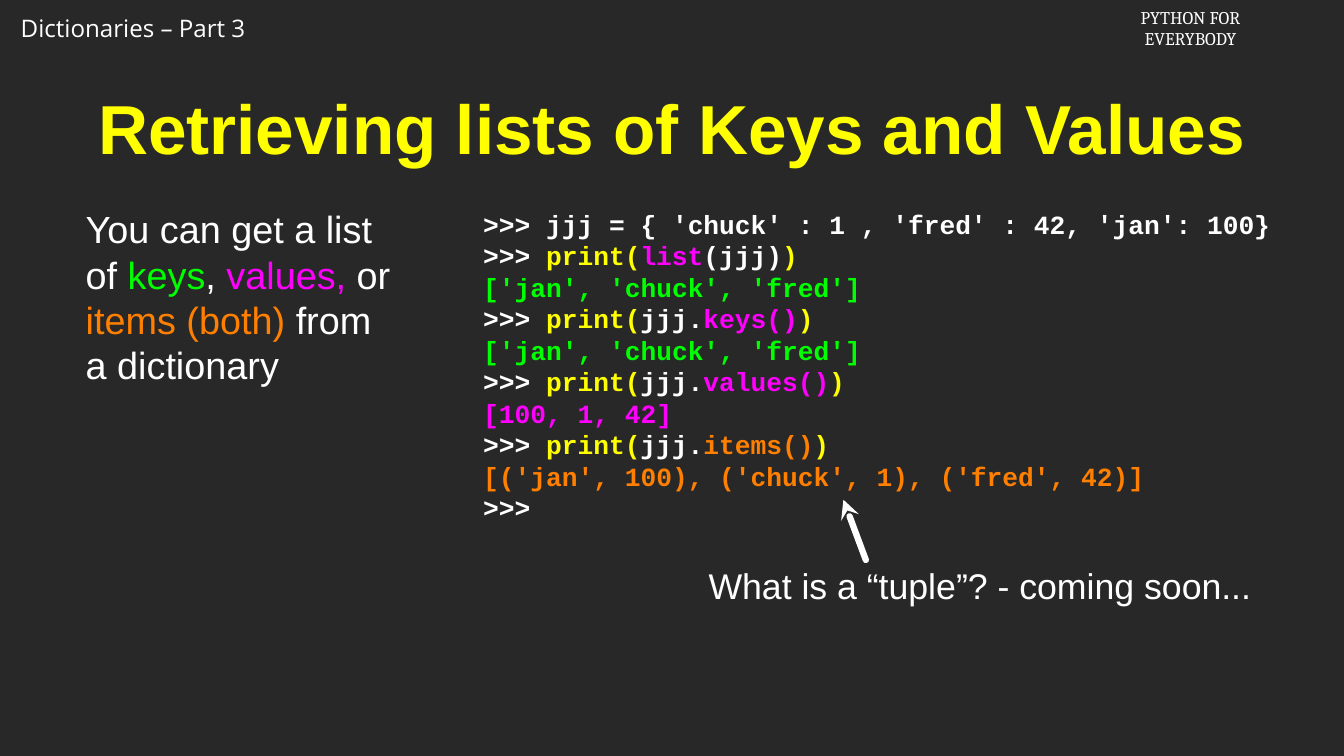
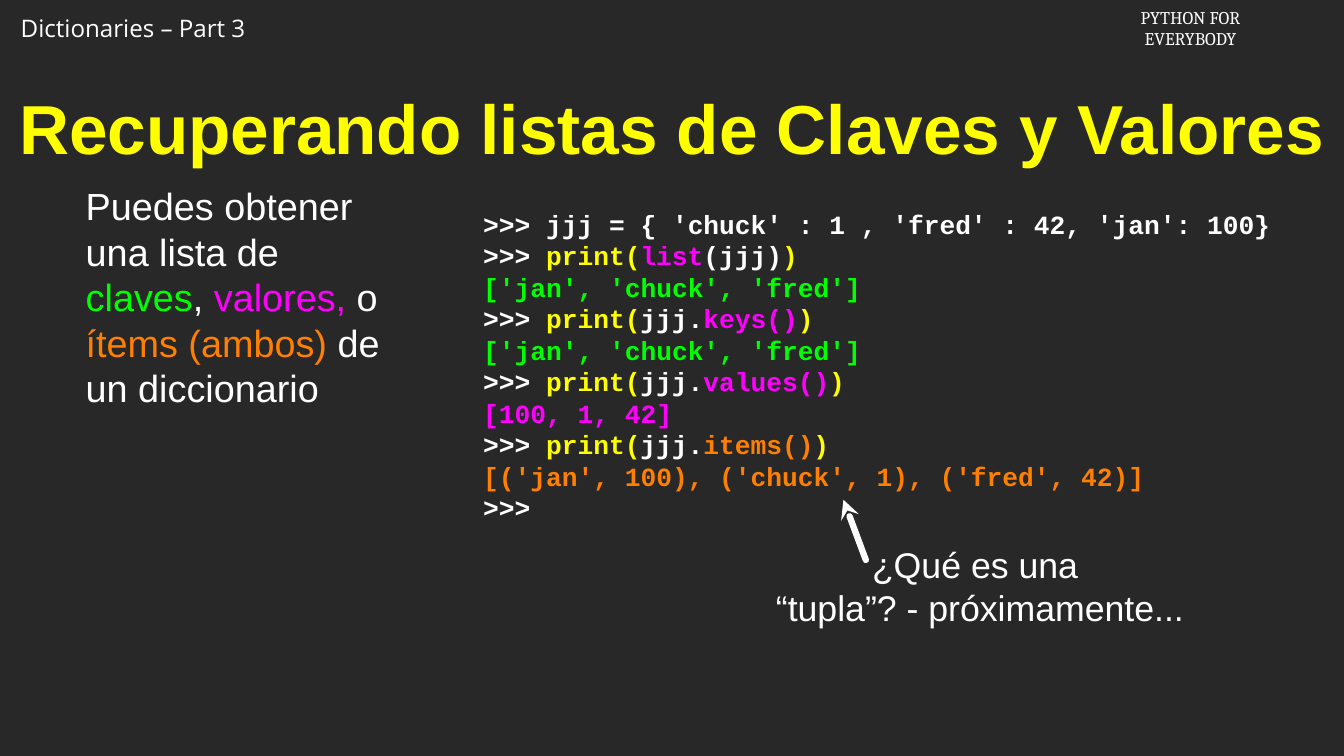
Before and after one commit to csev/py4e, a slide deck: slide 6 of ai/9.3.pptx. Drawn at 1344x756 pixels with LibreOffice and Linux fonts; fonts in the diff are those of the drawing; background and template pictures are left out. Boxes give left, top, right and bottom in pixels: in the first picture for what was removed or moved away, otherwise in the second. Text is boxed around its words. In the diff, an @@ line names an element or a change of style, - is before the commit and + after.

```diff
--- a/ai/9.3.pptx
+++ b/ai/9.3.pptx
@@ title at <box>19,103,1323,166</box>: text changed @@
-Retrieving lists of Keys and Values
+Recuperando listas de Claves y Valores
@@ text at <box>86,192,380,403</box>: text changed @@
-You can get a list of keys, values, or items (both) from a dictionary
+Puedes obtener una lista de claves, valores, o ítems (ambos) de un diccionario
@@ text at <box>776,551,1183,628</box>: text changed @@
-What is a “tuple”? - coming soon...
+¿Qué es una
+“tupla”? - próximamente...
```
Also in this commit, not shown: 5 other slides changed, 4 slides added, 4 slides removed.
